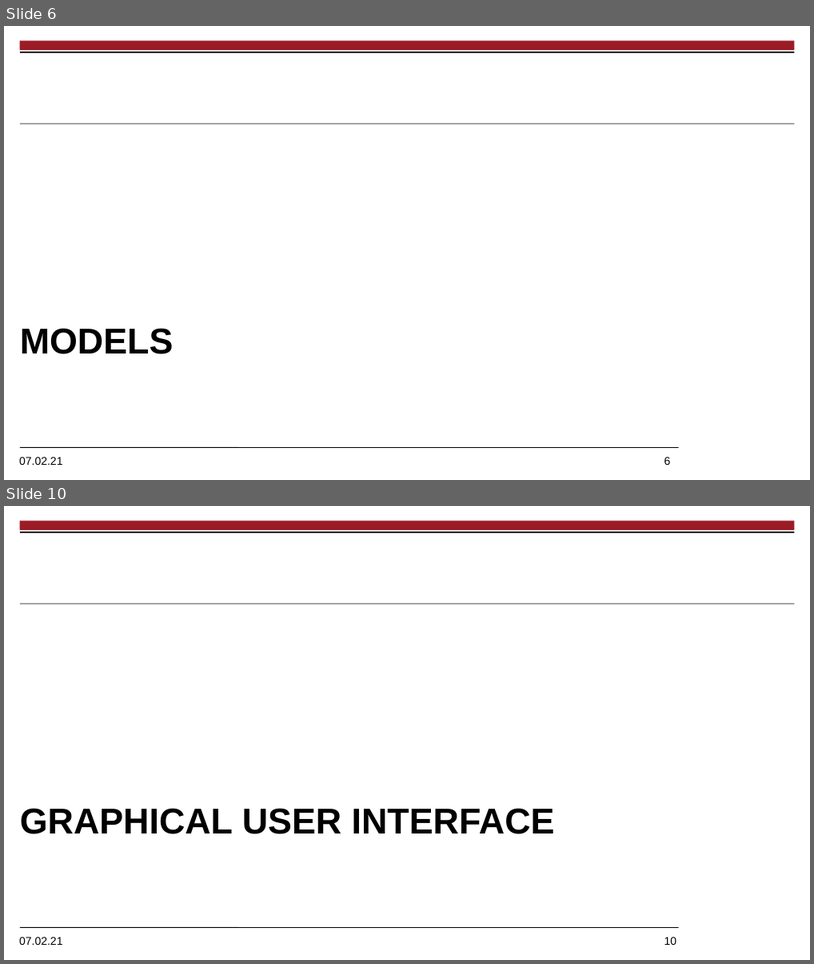
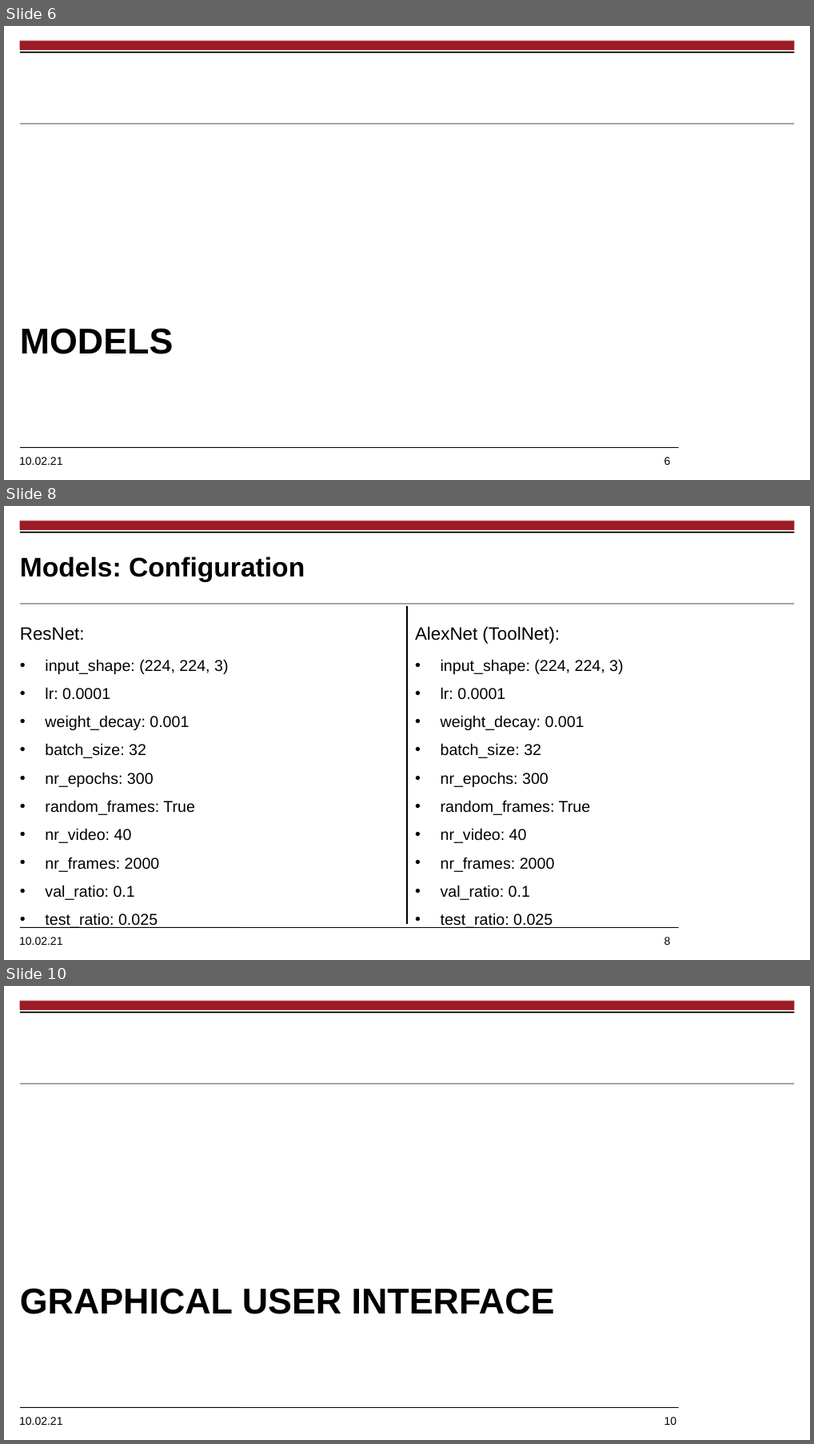
Before and after one commit to amrane99/CAI-Classification, a slide deck: docs/presentation/SurgeryRecognitionTool.pptx. Shown one above the other, each under a label of ours: slides 6 and 10 before the commit, slides 6, 8 and 10 after it; the slides between them are not shown. The pictures are 814x964 and 814x1444 pixels, drawn with LibreOffice and Linux fonts; fonts in the diff are those of the drawing; background and template pictures are left out. Boxes give left, top, right and bottom in pixels: in the first picture for what was removed or moved away, otherwise in the second. Text is boxed around its words. In the diff, an @@ line names an element or a change of style, - is before the commit and + after.

```diff
--- a/docs/presentation/SurgeryRecognitionTool.pptx
+++ b/docs/presentation/SurgeryRecognitionTool.pptx
@@ slide 8 added at <box>4,506,810,960</box>, background #FFFFFF; not listed: 5 template elements that a slide beside it also shows @@
@@ title added at <box>20,556,305,582</box>, 24 pt, text #000000, bold @@
+Models: Configuration
@@ line added from (407, 923) to (407, 606), #000000 0.75 pt @@
@@ text added at <box>20,627,228,928</box>, 14 pt, text #000000 @@
+ResNet:
+• input_shape: (224, 224, 3)
+• lr: 0.0001
+• weight_decay: 0.001
+• batch_size: 32
+• nr_epochs: 300
+• random_frames: True
+• nr_video: 40
+• nr_frames: 2000
+• val_ratio: 0.1
+• test_ratio: 0.025
@@ text added at <box>415,626,623,928</box>, 14 pt, text #000000 @@
+AlexNet (ToolNet):
+• input_shape: (224, 224, 3)
+• lr: 0.0001
+• weight_decay: 0.001
+• batch_size: 32
+• nr_epochs: 300
+• random_frames: True
+• nr_video: 40
+• nr_frames: 2000
+• val_ratio: 0.1
+• test_ratio: 0.025
@@ text at <box>19,456,671,464</box>: text changed @@
-07.02.21 6
+10.02.21 6
@@ text at <box>19,1416,678,1424</box>: text changed @@
-07.02.21 10
+10.02.21 10
```
Also in this commit, not shown: 10 other slides added, 3 slides removed, 20 other files.
